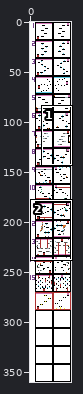
One commit to this pixel-art file: Level_Design/Levels_v1.aseprite. Above, an overview of the earlier version with the close-up marked.
Close-up. The starting point:
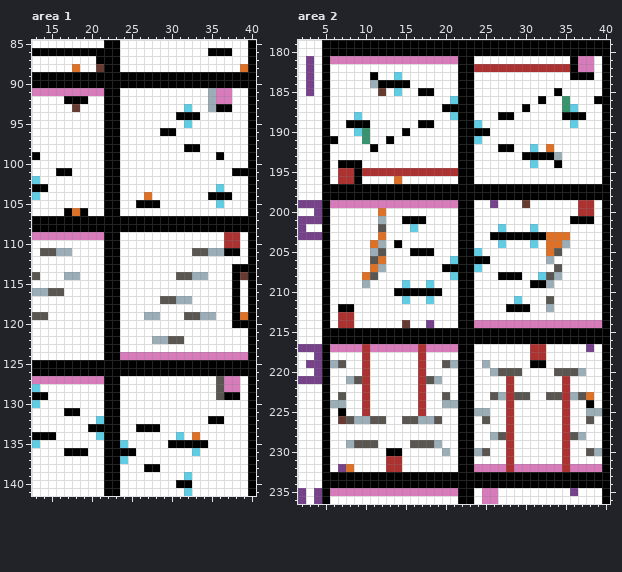
41x360 pixels, 1 frame. Shown: area 1: x 13..40, y 85..141; area 2: x 2..40, y 179..236.
The result:
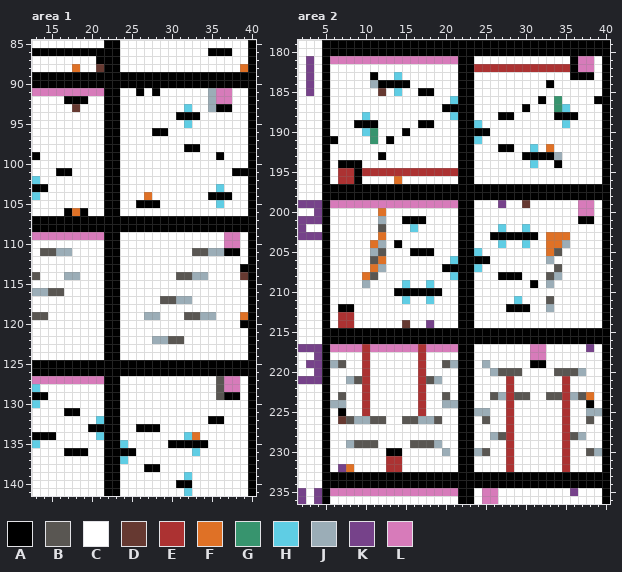
Palette (. is transparent): A #000000  B #595652  C #ffffff  D #663931  E #ac3232  F #df7126  G #37946e  H #5fcde4  J #9badb7  K #76428a  L #d77bba
The edit:
{"where": "area 1"}
{"y":91,"x":26,"old":"C","new":"A"}
{"y":91,"x":28,"old":"C","new":"A"}
{"y":96,"x":28,"old":"C","new":"A"}
{"y":96,"x":30,"old":"A","new":"C"}
{"y":109,"x":37,"old":"EE","new":"LL"}
{"y":110,"x":37,"old":"EE","new":"LL"}
{"y":113,"x":38,"old":"A","new":"C"}
{"y":114,"x":38,"old":"A","new":"C"}
{"y":115,"x":38,"old":"A","new":"C"}
{"y":116,"x":38,"old":"A","new":"C"}
{"y":117,"x":38,"old":"A","new":"C"}
{"y":118,"x":38,"old":"A","new":"C"}
{"y":119,"x":38,"old":"A","new":"C"}
{"y":120,"x":38,"old":"A","new":"C"}
{"y":124,"x":24,"old":"LLLLLLLLLLLLLLLL","new":"CCCCCCCCCCCCCCCC"}
{"y":134,"x":31,"old":"HC","new":"CH"}
{"where": "area 2"}
{"y":184,"x":33,"old":"C","new":"A"}
{"y":185,"x":34,"old":"A","new":"C"}
{"y":186,"x":34,"old":"CG","new":"GC"}
{"y":187,"x":34,"old":"CGH","new":"GHC"}
{"y":188,"x":9,"old":"HC","new":"CH"}
{"y":188,"x":34,"old":"C","new":"A"}
{"y":188,"x":37,"old":"A","new":"C"}
{"y":189,"x":8,"old":"A","new":"C"}
{"y":189,"x":11,"old":"C","new":"A"}
{"y":189,"x":35,"old":"CH","new":"HC"}
{"y":190,"x":9,"old":"HGC","new":"CHG"}
{"y":191,"x":10,"old":"GC","new":"CG"}
{"y":192,"x":11,"old":"A","new":"C"}
{"y":193,"x":12,"old":"C","new":"A"}
{"y":199,"x":26,"old":"KC","new":"CK"}
{"y":199,"x":37,"old":"EE","new":"LL"}
{"y":200,"x":37,"old":"EE","new":"LL"}
{"y":201,"x":36,"old":"A","new":"C"}
{"y":202,"x":30,"old":"CH","new":"HC"}
{"y":203,"x":32,"old":"A","new":"C"}
{"y":204,"x":30,"old":"CH","new":"HC"}
{"y":208,"x":32,"old":"H","new":"C"}
{"y":209,"x":32,"old":"A","new":"C"}
{"y":214,"x":24,"old":"LLLLLLLLLLLLLLLL","new":"CCCCCCCCCCCCCCCC"}
{"y":217,"x":31,"old":"EE","new":"LL"}
{"y":218,"x":31,"old":"EE","new":"LL"}
{"y":232,"x":24,"old":"LLLL","new":"CCCC"}
{"y":232,"x":29,"old":"LLLLLL","new":"CCCCCC"}
{"y":232,"x":36,"old":"LLLL","new":"CCCC"}
{"label":"changed","picture_box":[136,88,176,136]}
{"label":"changed","picture_box":[224,232,240,328]}
{"label":"changed","picture_box":[120,352,248,360]}
{"label":"changed","picture_box":[176,432,192,440]}
{"label":"changed","picture_box":[546,80,586,128]}
{"label":"changed","picture_box":[346,112,386,160]}
{"label":"changed","picture_box":[474,200,602,360]}
{"label":"changed","picture_box":[474,464,602,472]}
